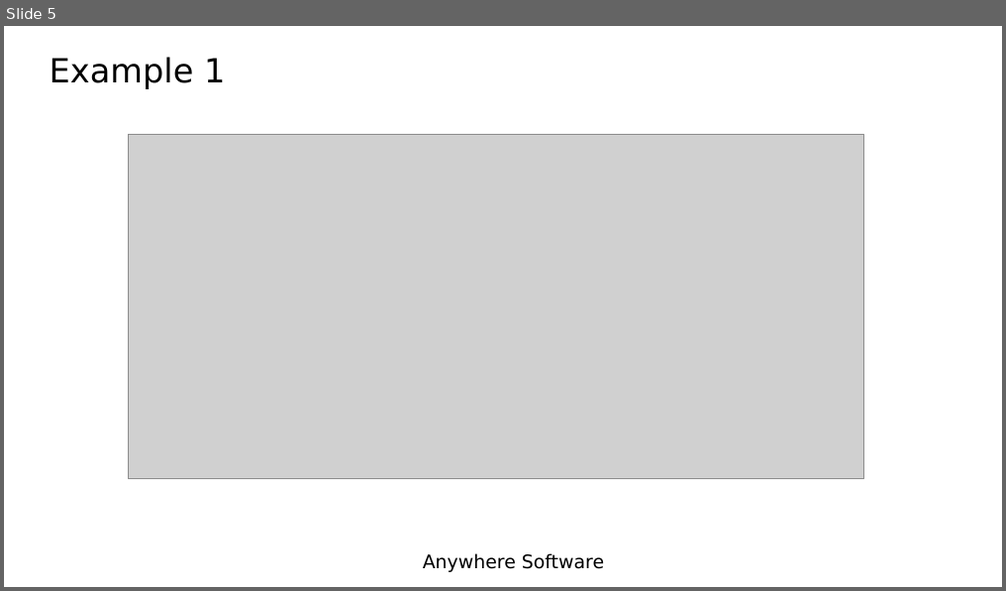
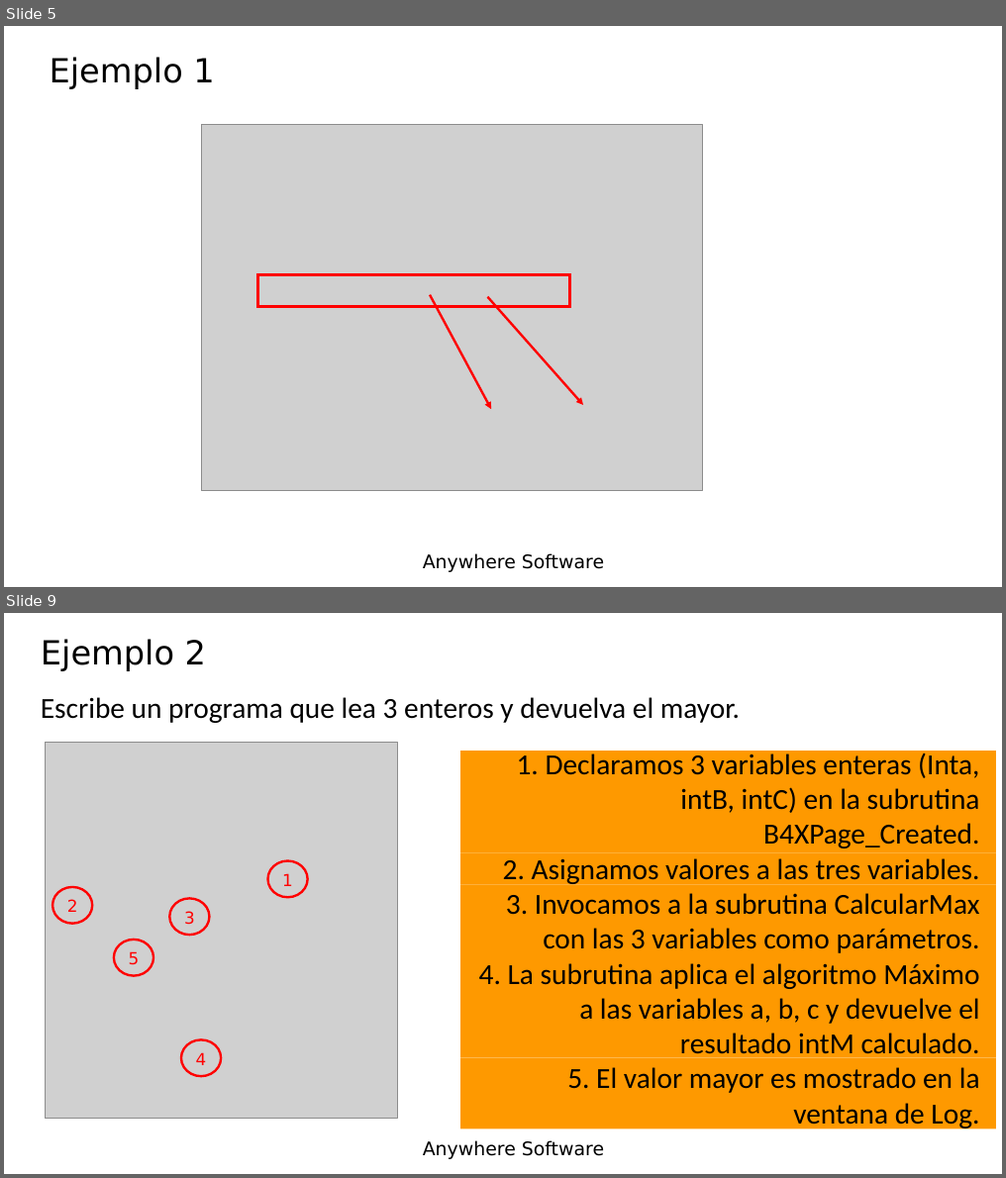
Before and after one commit to Lamashino/Teaching-B4J, a slide deck: Tema 8 - Subrutinas/Lesson8 - Subroutines.pptx. Shown one above the other, each under a label of ours: slide 5 before the commit, slides 5 and 9 after it; the slides between them are not shown. The pictures are 1006x591 and 1006x1178 pixels, drawn with LibreOffice and Linux fonts; fonts in the diff are those of the drawing; grey boxes stand for pictures; background and template pictures are left out. Boxes give left, top, right and bottom in pixels: in the first picture for what was removed or moved away, otherwise in the second. Text is boxed around its words. In the diff, an @@ line names an element or a change of style, - is before the commit and + after.

```diff
--- a/Tema 8 - Subrutinas/Lesson8 - Subroutines.pptx
+++ b/Tema 8 - Subrutinas/Lesson8 - Subroutines.pptx
@@ slide 9 added at [4, 613, 1002, 1174], background picture (left out); not listed: 1 template element that a slide beside it also shows @@
@@ title added at [41, 639, 206, 671], 32 pt, text #000000 @@
+Ejemplo 2
@@ text added at [41, 697, 740, 723], 28 pt, text #000000 @@
+Escribe un programa que lea 3 enteros y devuelva el mayor.
@@ picture added at [45, 743, 397, 1119] @@
@@ rectangle added at [460, 751, 996, 854], fill #FE9900 @@
@@ text added at [479, 750, 980, 1131], 28 pt, text #000000 @@
+1. Declaramos 3 variables enteras (Inta, intB, intC) en la subrutina B4XPage_Created.
+2. Asignamos valores a las tres variables.
+3. Invocamos a la subrutina CalcularMax con las 3 variables como parámetros.
+4. La subrutina aplica el algoritmo Máximo a las variables a, b, c y devuelve el resultado intM calculado.
+5. El valor mayor es mostrado en la ventana de Log.
@@ ellipse added at [267, 861, 307, 897], outline #FF0000 2.25 pt, 16 pt, text #FF0000 @@
+1
@@ rectangle added at [460, 854, 996, 884], fill #FE9900 @@
@@ ellipse added at [53, 887, 92, 924], outline #FF0000 2.25 pt, 16 pt, text #FF0000 @@
+2
@@ ellipse added at [169, 898, 209, 935], outline #FF0000 2.25 pt, 16 pt, text #FF0000 @@
+3
@@ rectangle added at [460, 884, 996, 956], fill #FE9900 @@
@@ ellipse added at [114, 940, 153, 976], outline #FF0000 2.25 pt, 16 pt, text #FF0000 @@
+5
@@ rectangle added at [460, 956, 996, 1059], fill #FE9900 @@
@@ ellipse added at [181, 1041, 221, 1077], outline #FF0000 2.25 pt, 16 pt, text #FF0000 @@
+4
@@ rectangle added at [460, 1059, 996, 1130], fill #FE9900 @@
@@ slide 5 changed as well @@
@@ title at [50, 57, 214, 89]: text changed @@
-Example 1
+Ejemplo 1
@@ picture: place and size @@
-picture at [129, 135, 864, 478]
+picture at [201, 125, 702, 491]
@@ rectangle added at [257, 274, 570, 307], outline #FF0000 3 pt @@
@@ arrow added from (430, 294) to (491, 409), #FF0000 2.25 pt @@
@@ arrow added from (487, 297) to (583, 405), #FF0000 2.25 pt @@
```
Also in this commit, not shown: 3 other slides changed, 6 other slides added, 7 slides removed, 2 other files.
